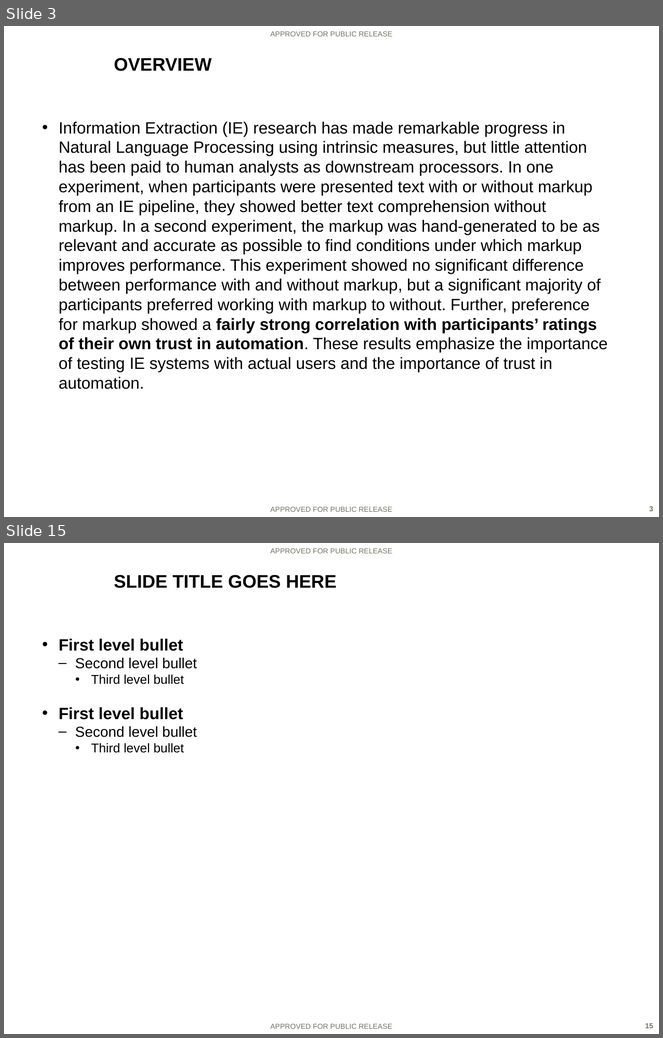
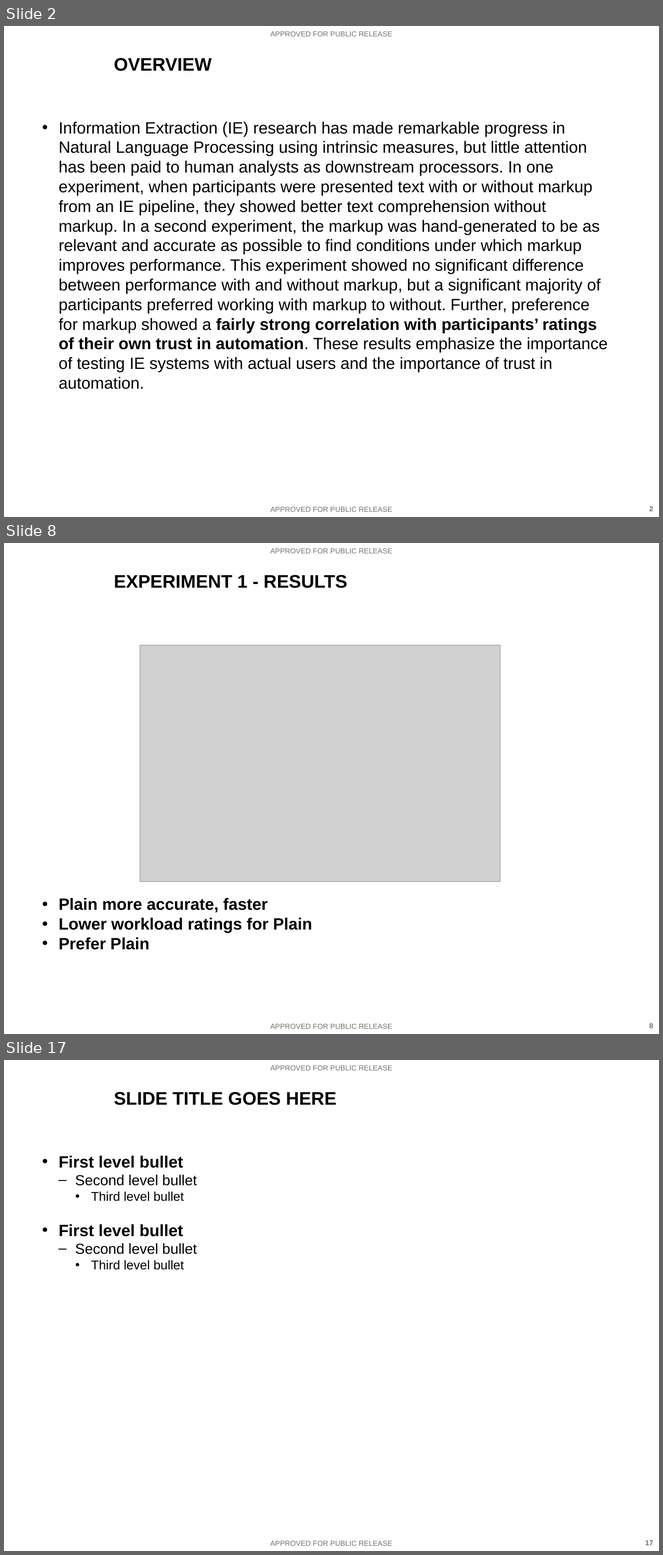
Before and after one commit to ezaroukian/ELICIT-2, a slide deck: analysis/Zaroukian-AHFE-presentation.PPTX. Shown one above the other, each under a label of ours: slides 3 and 15 before the commit, slides 2, 8 and 17 after it; the slides between them are not shown. The pictures are 663x1038 and 663x1555 pixels, drawn with LibreOffice and Linux fonts; fonts in the diff are those of the drawing; grey boxes stand for pictures; background and template pictures are left out. Boxes give left, top, right and bottom in pixels: in the first picture for what was removed or moved away, otherwise in the second. Text is boxed around its words. In the diff, an @@ line names an element or a change of style, - is before the commit and + after.

```diff
--- a/analysis/Zaroukian-AHFE-presentation.PPTX
+++ b/analysis/Zaroukian-AHFE-presentation.PPTX
@@ slide 8 added at (x1=4, y1=543, x2=659, y2=1034), background picture (left out); not listed: 3 template elements that a slide beside it also shows @@
@@ title added at (x1=114, y1=575, x2=347, y2=588), 20 pt, text #000000, bold @@
+EXPERIMENT 1 - RESULTS
@@ picture added at (x1=140, y1=645, x2=501, y2=882) @@
@@ text added at (x1=59, y1=898, x2=312, y2=950), 18 pt, text #000000, bold @@
+• Plain more accurate, faster
+• Lower workload ratings for Plain
+• Prefer Plain
@@ what was slide 3 is now slide 2 @@
@@ what was slide 15 is now slide 17 @@
@@ page number at (x1=645, y1=1540, x2=653, y2=1546): text changed @@
-15
+17
```
Also in this commit, not shown: 4 slides changed, 9 other slides added, 8 slides removed, 1 other file.
